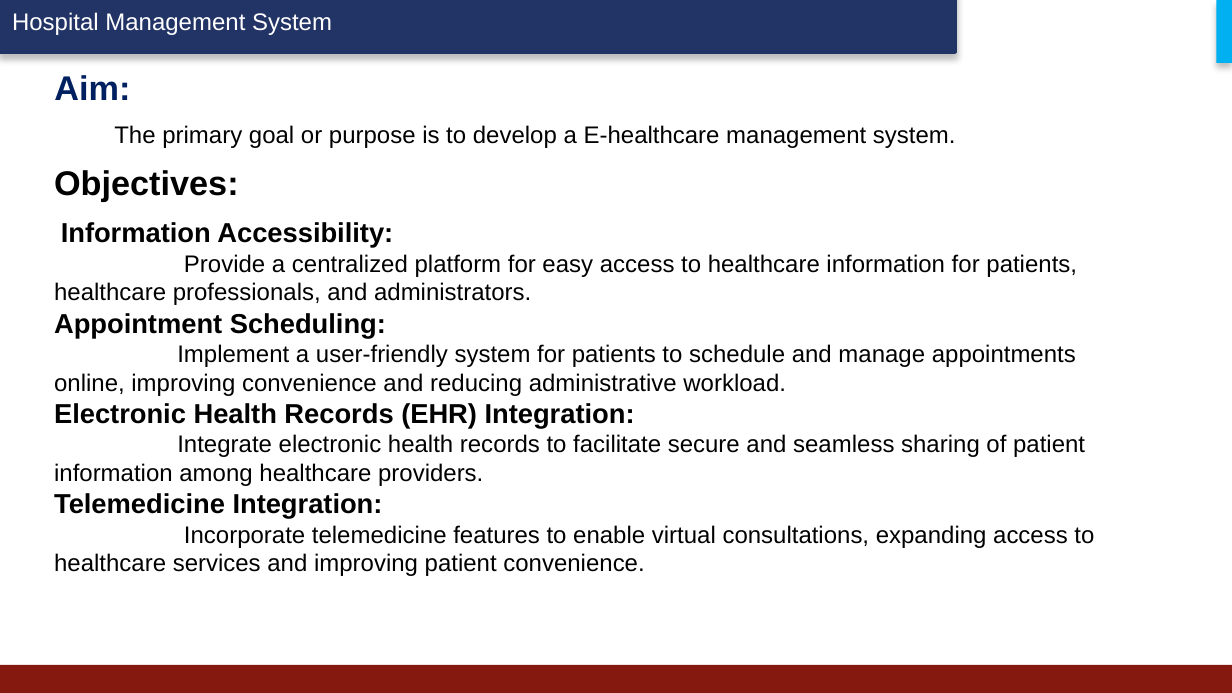
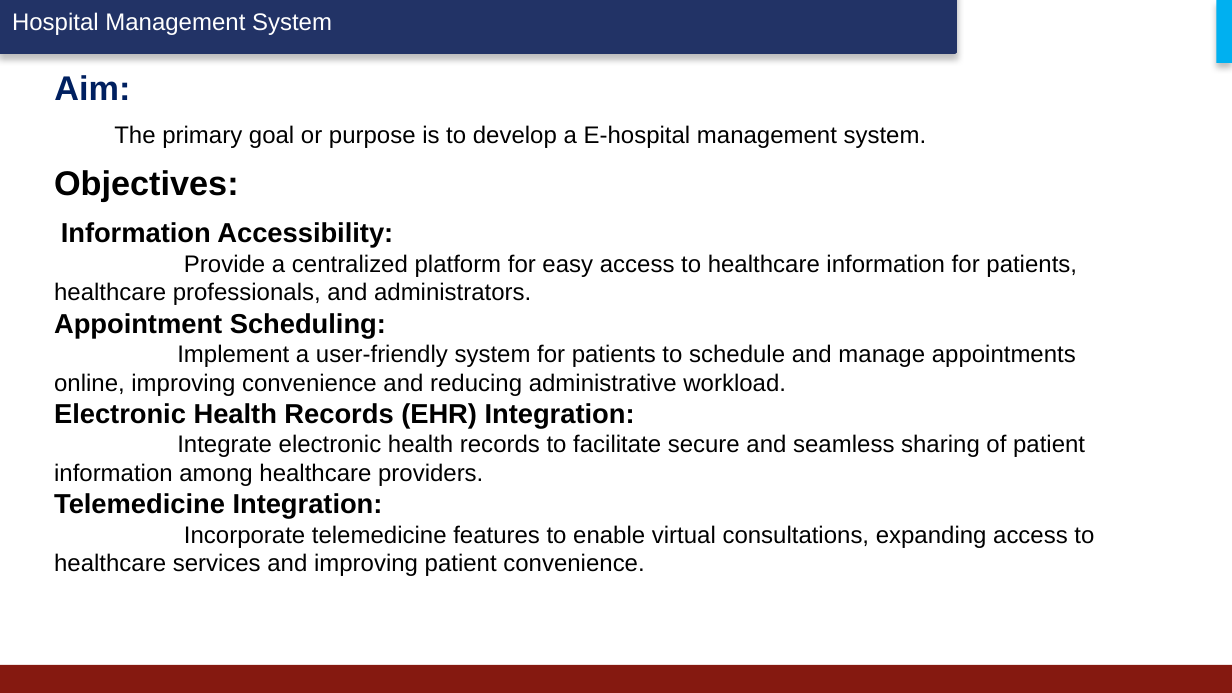
Before and after one commit to Tharaofficial/Healthcare-management-system, a slide deck: slide 5 of Hospital Management System.pptx. Drawn at 1232x693 pixels with LibreOffice and Linux fonts; fonts in the diff are those of the drawing; background and template pictures are left out. Boxes give left, top, right and bottom in pixels: in the first picture for what was removed or moved away, otherwise in the second. Text is boxed around its words. In the diff, an @@ line names an element or a change of style, - is before the commit and + after.

```diff
--- a/Hospital Management System.pptx
+++ b/Hospital Management System.pptx
@@ text at (114,125,927,148): text changed @@
-The primary goal or purpose is to develop a E-healthcare management system.
+The primary goal or purpose is to develop a E-hospital management system.
```
Also in this commit, not shown: 3 other slides changed.
